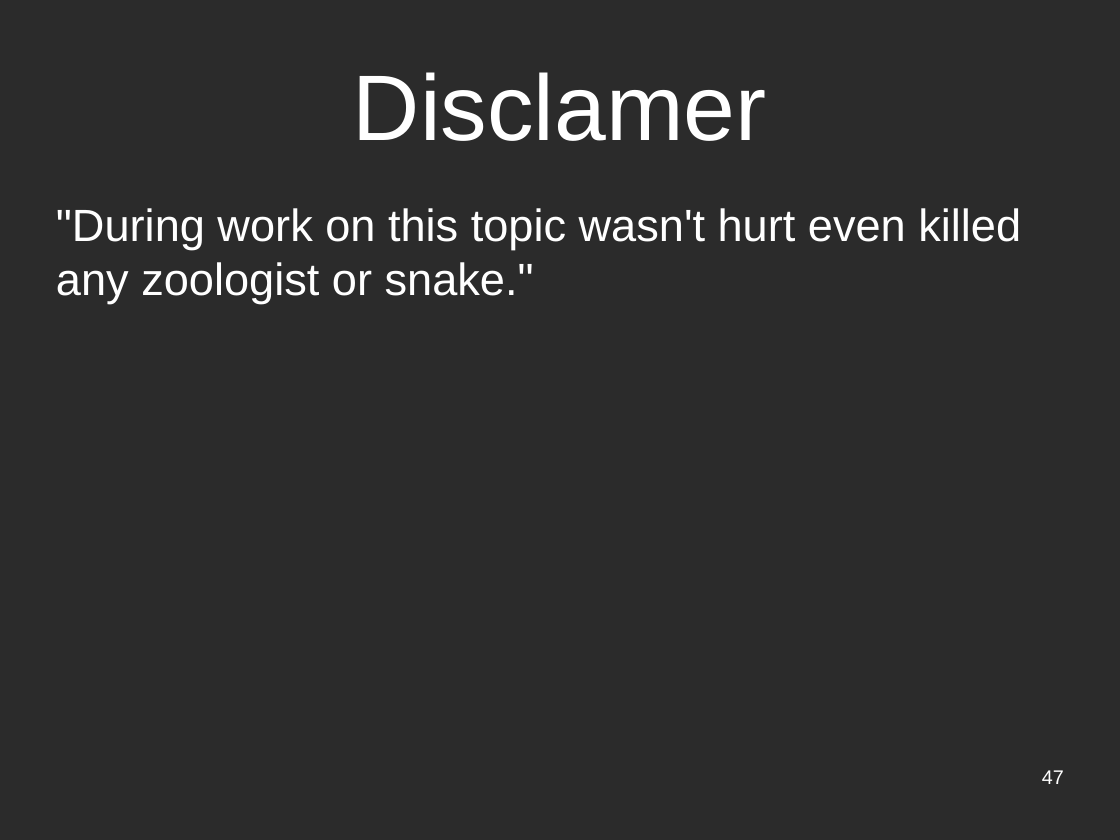
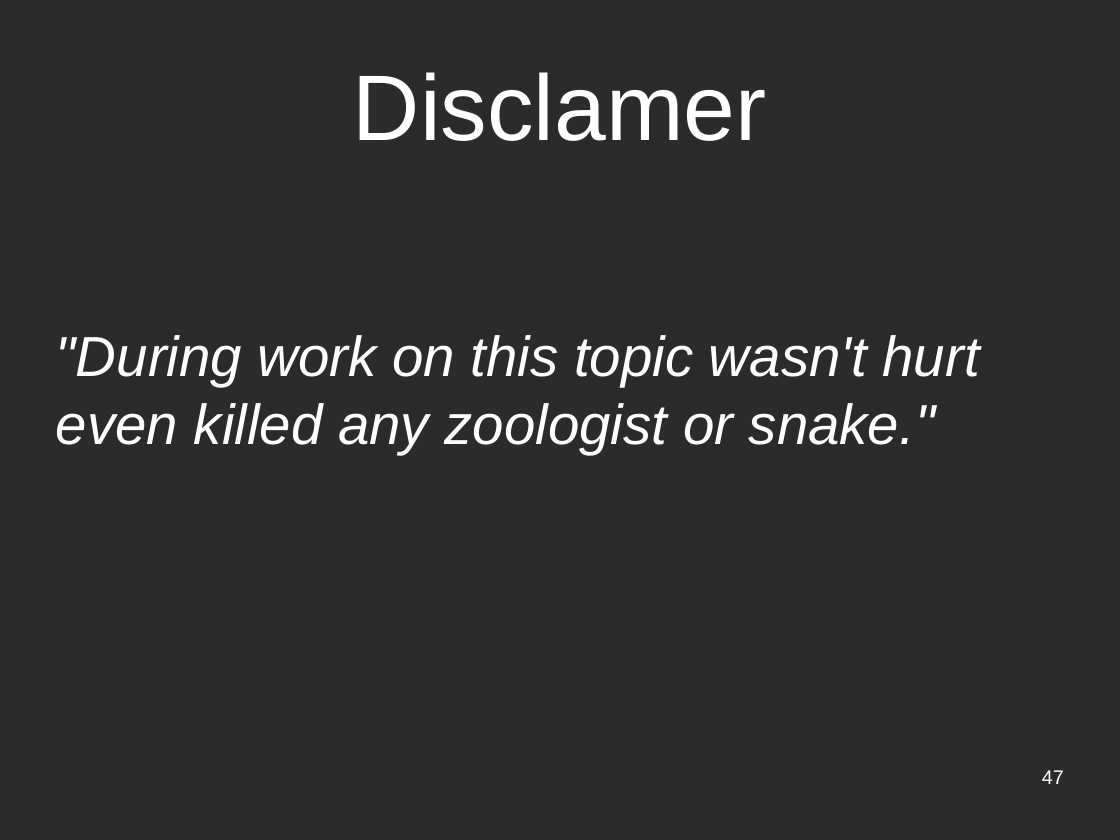
Before and after one commit to mpavlase/python-talk, a slide deck: slide 47 of talk/talk.odp. Drawn at 1120x840 pixels with LibreOffice and Linux fonts; fonts in the diff are those of the drawing; background and template pictures are left out; a plain dark background stands for a picture behind light text. Boxes give left, top, right and bottom in pixels: in the first picture for what was removed or moved away, otherwise in the second. Text is boxed around its words. In the diff, an @@ line names an element or a change of style, - is before the commit and + after.

```diff
--- a/talk/talk.odp
+++ b/talk/talk.odp
@@ text ""During work on this topic ...": place and size @@
-text ""During work on this topic ..." at <box>56,208,1021,304</box>
+text ""During work on this topic ..." at <box>56,335,980,454</box>
@@ text ""During work on this topic ..." at <box>56,335,980,454</box>: size 32 to 40 pt, italic on @@
```
Also in this commit, not shown: 2 other slides changed, 1 other file.
